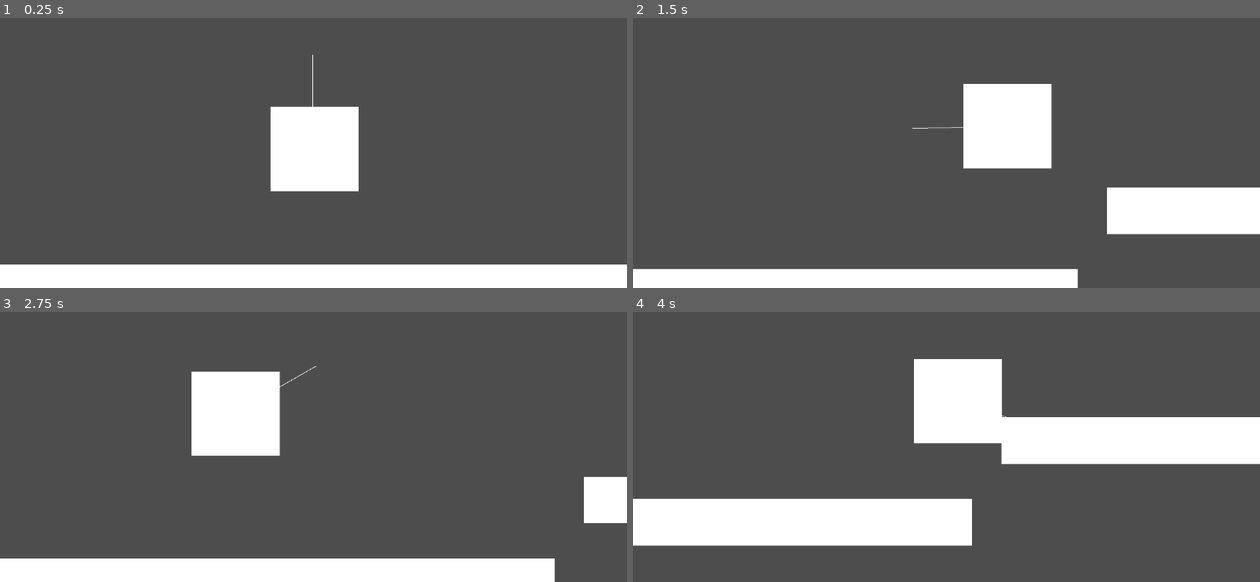
Above: before the commit, frames 1-4 (two rows, left to right).
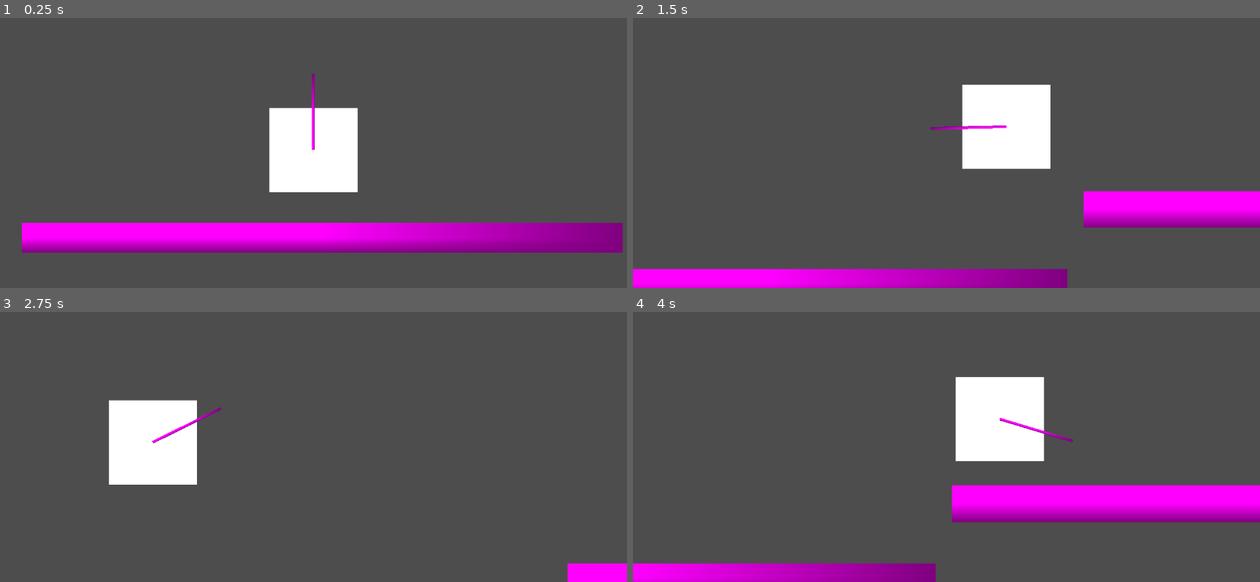
Above: after the commit, the same moments.

Repository: ComradeJustin/game
Game: Godot game, scene res://Assets/debug_objects/test_scenes/node_2d.tscn
The game is run twice, just before and just after one commit, with the same random seed, the same clock (stepped at 60 frames per second) and the same inputs. Before the commit the project starts from res://scenes/node_2d.tscn.
Inputs (mouse positions are in pixels of both pictures, inside the frame that each line leads up to):
- Up to frame 1 (0.25 s): no input
- Up to frame 2 (1.5 s): tap Enter (ui_accept) at 0.5 s; move the mouse to (1084, 93) at 0.52 s; hold D (move_right) from 0.53 s (still down); tap Shift (Dash) at 0.6 s; tap Space (jump) at 0.77, 1.07 s; tap E (use_weapon) at 0.8, 1.35 s; move the mouse to (821, 128) at 1.27 s
- Up to frame 3 (2.75 s): tap Space (jump) at 1.52, 1.55, 1.82, 2.1 s; move the mouse to (376, 328) at 2.02 s; release D (move_right) at 2.03 s; hold A (move_left) from 2.03 s (still down); tap Shift (Dash) at 2.3 s
- Up to frame 4 (4 s): move the mouse to (915, 476) at 2.77 s; release A (move_left) at 2.78 s; hold D (move_right) from 2.78 s (still down); tap Shift (Dash) at 2.85 s; tap Space (jump) at 3.02, 3.32, 3.77, 3.8 s; tap E (use_weapon) at 3.05, 3.6 s; move the mouse to (1134, 457) at 3.52 s

The runs differ from the first frame. In frame 1, 20% of the frame differs, in the area x 0-100%, y 13-100%; in frame 2, 10%; in frame 3, 18%; in frame 4, 30%, in the area x 0-100%, y 17-100%.

Commit message:
Made Dashing Possible
A lot of game breaking changes. Reformatted the game folder, added an acceleration system, reformatted the functions in the player code.

Diff:
--- a/Assets/Systems/Entitydata.gd
+++ b/Assets/Systems/Entity_Systems/Entitydata.gd
@@ -9,6 +9,9 @@
 var jump_strength: float
 var gravity: float
 var dash_vel: float
+
+
+
 func get_current_dimension() -> String:
 	if self.current_dimension == true:
 		return "%s is in Light dimenssion" % self.name
@@ -37,6 +40,8 @@
 
 func position_round():
 	self.position = (self.position*100).round()/100
+
+#Gets an angle of an object from two points in space
 func get_angle(current:Vector2,target:Vector2):
 	var y = current.y - target.y
 	var x = current.x - target.x
--- /dev/null
+++ b/Assets/Systems/Entity_Systems/Player.gd
@@ -0,0 +1,68 @@
+extends Entitydata
+var dash_count:Array
+var input_dir:float
+var friction:float
+var acceleration: float
+
+
+# Called when the node enters the scene tree for the first time.
+func _ready() -> void:
+	self.movement_spd = 8
+	self.dash_vel = 5
+	self.friction = 0
+	dash_count = [0,2]
+	pass # Replace with function body.
+
+
+# Called every frame. 'delta' is the elapsed time since the previous frame.
+func _physics_process(delta: float) -> void:
+	rotate_attack()
+	movement(delta)
+
+
+#func Use weapon
+	#if Input.is_action_just_pressed("use_weapon"):
+	#insert attack stuff
+
+#rotates the attack hitbox based on mouse position
+func rotate_attack():
+	var mouse_position = get_global_mouse_position()
+	var angle = get_angle(self.position,mouse_position)
+	$"Attack hitbox".rotation = angle
+
+
+
+#Manages all movement related code
+func movement(delta:float):
+	input_dir = Input.get_axis("move_left", "move_right")
+	if Input.is_action_just_pressed("jump") and is_on_floor():
+		velocity.y = -400.0 * 1.5
+	self.velocity.x = input_dir * movement_spd / delta
+	dash(delta)
+	position_round()
+	acceleration_system()
+	move_and_slide()
+
+
+#Causes acceleration to function
+func acceleration_system():
+	if abs(self.acceleration) > 0 && !(abs(self.acceleration) - self.friction < 0):
+		friction = -self.acceleration/pow(abs(self.acceleration),0.4)
+		self.acceleration += self.friction
+		self.velocity.x += self.acceleration
+		self.acceleration = roundf(self.acceleration * 100)/100
+		print(self.acceleration)
+	else:
+		self.acceleration = 0
+
+#Allows for dashing to be called
+func dash(delta:float):
+	if !is_on_floor():
+		velocity += get_gravity() * delta
+	elif is_on_floor():
+			dash_count[0] = dash_count[1]
+	if Input.is_action_just_pressed("Dash") and !is_on_floor():
+		if dash_count[0] > 0:
+			self.acceleration = (input_dir * dash_vel / delta * self.movement_spd);
+			print(self.acceleration)
+			dash_count[0] -= 1;
--- a/Assets/Systems/Player.gd
+++ /dev/null
@@ -1,53 +0,0 @@
-extends Entitydata
-var DashMax = 2
-var DashAmount = DashMax
-var input_dir:float
-
-
-# Called when the node enters the scene tree for the first time.
-func _ready() -> void:
-	self.movement_spd = 8
-	self.dash_vel = 30
-	pass # Replace with function body.
-
-
-# Called every frame. 'delta' is the elapsed time since the previous frame.
-func _physics_process(delta: float) -> void:
-	input_dir = Input.get_axis("move_left", "move_right")
-	move_and_slide()
-	self.velocity.x = input_dir * movement_spd / delta
-	rotate_attack()
-	movement(delta)
-
-
-
-
-
-
-
-
-		#Use weapon
-	#if Input.is_action_just_pressed("use_weapon"):
-		#inser attack stuff
-
-
-
-
-func rotate_attack():
-	var mouse_position = get_global_mouse_position()
-	var angle = get_angle(self.position,mouse_position)
-	$"Attack hitbox".rotation = angle
-
-
-func movement(delta:float):
-	position_round()
-	if Input.is_action_just_pressed("jump") and is_on_floor():
-		velocity.y = -400.0 * 1.5
-	if !is_on_floor():
-		velocity += get_gravity() * delta
-	elif is_on_floor():
-			DashAmount = DashMax
-	if Input.is_action_just_pressed("Dash") and !is_on_floor():
-		if DashAmount > 0:
-			self.velocity.x = (input_dir * dash_vel / delta * self.movement_spd);
-			DashAmount -= 1;
--- /dev/null
+++ b/Assets/World/Characters/player.tscn
@@ -0,0 +1,37 @@
+[gd_scene load_steps=5 format=3 uid="uid://cnm01ac5ujabo"]
+
+[ext_resource type="Script" uid="uid://dgjsy304bk2ed" path="res://Assets/Systems/Entity_Systems/Player.gd" id="1_to4ma"]
+
+[sub_resource type="RectangleShape2D" id="RectangleShape2D_xerrp"]
+size = Vector2(16.1, 15.5)
+
+[sub_resource type="BoxMesh" id="BoxMesh_03hor"]
+
+[sub_resource type="PlaceholderTexture2D" id="PlaceholderTexture2D_nvj12"]
+
+[node name="CharacterBody2D" type="CharacterBody2D"]
+script = ExtResource("1_to4ma")
+
+[node name="Player Hurtbox" type="CollisionShape2D" parent="."]
+scale = Vector2(10, 10)
+shape = SubResource("RectangleShape2D_xerrp")
+
+[node name="Player Mesh" type="MeshInstance2D" parent="."]
+position = Vector2(0, 0.5)
+scale = Vector2(162, 155)
+mesh = SubResource("BoxMesh_03hor")
+
+[node name="Main Camera" type="Camera2D" parent="."]
+offset = Vector2(0, -50)
+process_callback = 0
+position_smoothing_enabled = true
+position_smoothing_speed = 4.0
+
+[node name="Attack hitbox" type="RayCast2D" parent="."]
+target_position = Vector2(150, 0)
+
+[node name="Sprite2D" type="Sprite2D" parent="Attack hitbox"]
+scale = Vector2(140, 5)
+texture = SubResource("PlaceholderTexture2D_nvj12")
+centered = false
+offset = Vector2(0, -0.5)
--- /dev/null
+++ b/Assets/debug_objects/test_objects/test_platform.tscn
@@ -0,0 +1,18 @@
+[gd_scene load_steps=3 format=3 uid="uid://dtiwt5303gn1u"]
+
+[sub_resource type="RectangleShape2D" id="RectangleShape2D_q3elg"]
+
+[sub_resource type="PlaceholderTexture2D" id="PlaceholderTexture2D_w4axt"]
+
+[node name="TestPlatform" type="Node2D"]
+
+[node name="StaticBody2D" type="StaticBody2D" parent="."]
+scale = Vector2(90, 2.137)
+
+[node name="CollisionShape2D" type="CollisionShape2D" parent="StaticBody2D"]
+shape = SubResource("RectangleShape2D_q3elg")
+metadata/_edit_group_ = true
+
+[node name="Sprite2D" type="Sprite2D" parent="StaticBody2D/CollisionShape2D"]
+scale = Vector2(20, 20)
+texture = SubResource("PlaceholderTexture2D_w4axt")
--- /dev/null
+++ b/Assets/debug_objects/test_scenes/node_2d.tscn
@@ -0,0 +1,37 @@
+[gd_scene load_steps=4 format=3 uid="uid://rc4qkf4wvaq0"]
+
+[ext_resource type="PackedScene" uid="uid://cnm01ac5ujabo" path="res://Assets/World/Characters/player.tscn" id="1_rikso"]
+
+[sub_resource type="RectangleShape2D" id="RectangleShape2D_pumv3"]
+
+[sub_resource type="PlaceholderTexture2D" id="PlaceholderTexture2D_rmrl6"]
+
+[node name="Node2D" type="Node2D"]
+
+[node name="CharacterBody2D" parent="." instance=ExtResource("1_rikso")]
+
+[node name="StaticBody2D" type="StaticBody2D" parent="."]
+scale = Vector2(90, 2.137)
+
+[node name="CollisionShape2D" type="CollisionShape2D" parent="StaticBody2D"]
+position = Vector2(0.177778, 88.9097)
+scale = Vector2(0.613367, 1.28617)
+shape = SubResource("RectangleShape2D_pumv3")
+metadata/_edit_group_ = true
+
+[node name="Sprite2D" type="Sprite2D" parent="StaticBody2D/CollisionShape2D"]
+scale = Vector2(20, 20)
+texture = SubResource("PlaceholderTexture2D_rmrl6")
+
+[node name="StaticBody2D2" type="StaticBody2D" parent="."]
+scale = Vector2(90, 2.137)
+
+[node name="CollisionShape2D" type="CollisionShape2D" parent="StaticBody2D2"]
+position = Vector2(15.3111, 24.8011)
+scale = Vector2(0.866222, 1.58025)
+shape = SubResource("RectangleShape2D_pumv3")
+metadata/_edit_group_ = true
+
+[node name="Sprite2D" type="Sprite2D" parent="StaticBody2D2/CollisionShape2D"]
+scale = Vector2(20, 20)
+texture = SubResource("PlaceholderTexture2D_rmrl6")
--- a/new_resource.tres
+++ /dev/null
@@ -1,4 +0,0 @@
-[gd_resource type="Resource" format=3 uid="uid://hco2055fiado"]
-
-[resource]
-metadata/test = NodePath(".")
--- a/project.godot
+++ b/project.godot
@@ -11,9 +11,9 @@
 [application]
 
 config/name="game"
-run/main_scene="res://scenes/node_2d.tscn"
-config/features=PackedStringArray("4.3", "GL Compatibility")
-config/icon="res://icon.svg"
+run/main_scene="res://Assets/debug_objects/test_scenes/node_2d.tscn"
+config/features=PackedStringArray("4.4", "GL Compatibility")
+config/icon="res://Sprites/Static_Sprites/Icons/icon.svg"
 
 [display]
 
--- a/title_screen.tscn
+++ b/scenes/Non_Game_Scenes/title_screen.tscn
@@ -1,12 +1,12 @@
 [gd_scene load_steps=3 format=3 uid="uid://dg4kf4siwtmuc"]
 
-[ext_resource type="Script" path="res://title_screen.gd" id="1_nsa6s"]
+[ext_resource type="Script" uid="uid://cuseig81aky7c" path="res://Assets/Systems/Game_Systems/title_screen.gd" id="1_fgkus"]
 
 [sub_resource type="LabelSettings" id="LabelSettings_1asnk"]
 font_size = 32
 
 [node name="Title Screen" type="Node2D"]
-script = ExtResource("1_nsa6s")
+script = ExtResource("1_fgkus")
 
 [node name="Camera2D" type="Camera2D" parent="."]
 
--- a/scenes/node_2d.tscn
+++ /dev/null
@@ -1,69 +0,0 @@
-[gd_scene load_steps=7 format=3 uid="uid://rc4qkf4wvaq0"]
-
-[ext_resource type="Script" path="res://Assets/Systems/Player.gd" id="3_362gy"]
-
-[sub_resource type="BoxMesh" id="BoxMesh_4x127"]
-
-[sub_resource type="RectangleShape2D" id="RectangleShape2D_ausyb"]
-size = Vector2(1157, 86)
-
-[sub_resource type="RectangleShape2D" id="RectangleShape2D_22lk8"]
-size = Vector2(16.1, 15.5)
-
-[sub_resource type="BoxMesh" id="BoxMesh_gm47q"]
-
-[sub_resource type="BoxMesh" id="BoxMesh_7vsac"]
-
-[node name="Node2D" type="Node2D"]
-
-[node name="StaticBody2D" type="StaticBody2D" parent="."]
-position = Vector2(0, 238)
-
-[node name="MeshInstance2D" type="MeshInstance2D" parent="StaticBody2D"]
-position = Vector2(21, 42.25)
-scale = Vector2(1156, 85.5)
-mesh = SubResource("BoxMesh_4x127")
-
-[node name="CollisionShape2D" type="CollisionShape2D" parent="StaticBody2D"]
-position = Vector2(21.5, 42)
-shape = SubResource("RectangleShape2D_ausyb")
-
-[node name="CharacterBody2D" type="CharacterBody2D" parent="."]
-position = Vector2(20, 0)
-script = ExtResource("3_362gy")
-
-[node name="Player Hurtbox" type="CollisionShape2D" parent="CharacterBody2D"]
-position = Vector2(1.5, -4.76837e-07)
-scale = Vector2(10, 10)
-shape = SubResource("RectangleShape2D_22lk8")
-
-[node name="Player Mesh" type="MeshInstance2D" parent="CharacterBody2D"]
-position = Vector2(2, 0.500004)
-scale = Vector2(162, 155)
-mesh = SubResource("BoxMesh_gm47q")
-
-[node name="Main Camera" type="Camera2D" parent="CharacterBody2D"]
-offset = Vector2(0, -50)
-process_callback = 0
-position_smoothing_enabled = true
-position_smoothing_speed = 4.0
-
-[node name="Attack hitbox" type="RayCast2D" parent="CharacterBody2D"]
-target_position = Vector2(147, 0)
-
-[node name="MeshInstance2D" type="MeshInstance2D" parent="CharacterBody2D/Attack hitbox"]
-position = Vector2(51.25, -1)
-scale = Vector2(243.5, -1)
-mesh = SubResource("BoxMesh_7vsac")
-
-[node name="StaticBody2D2" type="StaticBody2D" parent="."]
-position = Vector2(1210, 88)
-
-[node name="MeshInstance2D" type="MeshInstance2D" parent="StaticBody2D2"]
-position = Vector2(21, 42.25)
-scale = Vector2(1156, 85.5)
-mesh = SubResource("BoxMesh_4x127")
-
-[node name="CollisionShape2D" type="CollisionShape2D" parent="StaticBody2D2"]
-position = Vector2(21.5, 42)
-shape = SubResource("RectangleShape2D_ausyb")
Not shown, added: Assets/Systems/Entity_Systems/Entitydata.gd.uid
Not shown, added: Assets/Systems/Entity_Systems/Player.gd.uid
Renamed: title_screen.gd -> Assets/Systems/Game_Systems/title_screen.gd
Not shown, added: Assets/Systems/Game_Systems/title_screen.gd.uid
Renamed: icon.svg -> Sprites/Static_Sprites/Icons/icon.svg
Not shown, changed: Sprites/Static_Sprites/Icons/icon.svg.import
